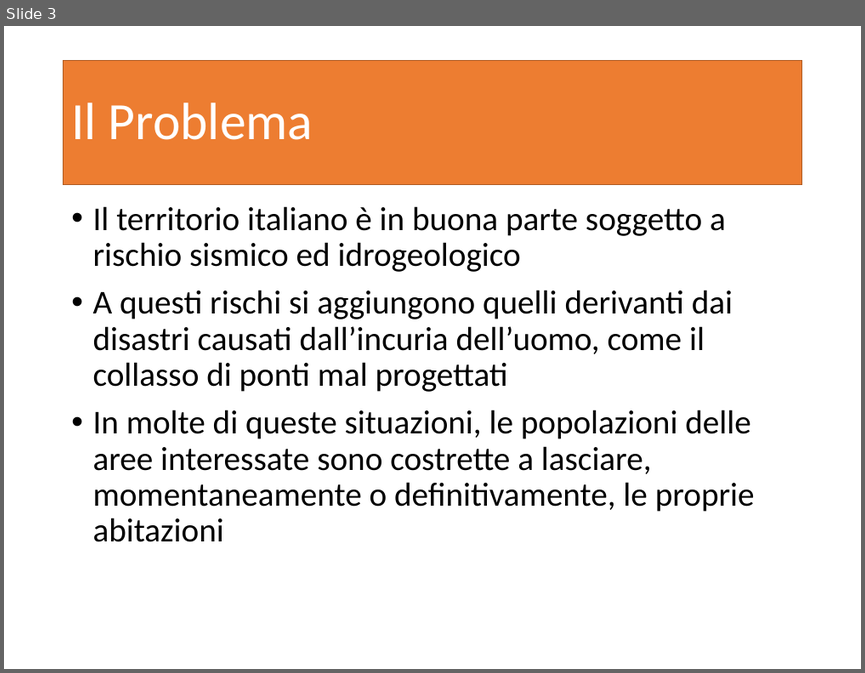
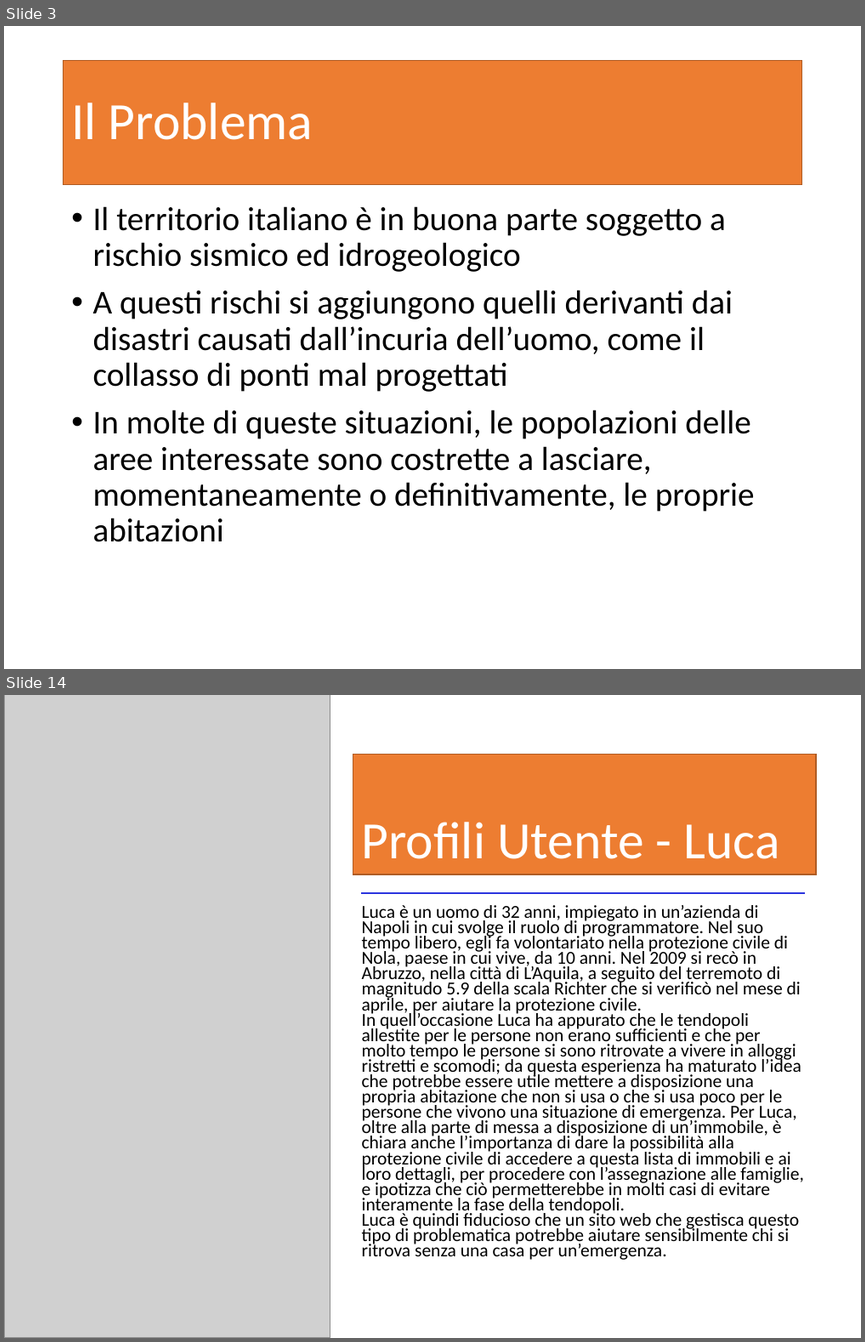
Before and after one commit to garjilius/ShareMyHouse, a slide deck: Documentazione/PresentazioneShareMyHouse.pptx. Shown one above the other, each under a label of ours: slide 3 before the commit, slides 3 and 14 after it; the slides between them are not shown. The pictures are 865x673 and 865x1342 pixels, drawn with LibreOffice and Linux fonts; fonts in the diff are those of the drawing; grey boxes stand for pictures. Boxes give left, top, right and bottom in pixels: in the first picture for what was removed or moved away, otherwise in the second. Text is boxed around its words. In the diff, an @@ line names an element or a change of style, - is before the commit and + after.

Commit message:
Parte di Analisi del Problema nella presentazione

```diff
--- a/Documentazione/PresentazioneShareMyHouse.pptx
+++ b/Documentazione/PresentazioneShareMyHouse.pptx
@@ slide 14 added at <box>4,695,861,1338</box>, background #FFFFFF @@
@@ picture added at <box>4,695,330,1338</box> @@
@@ title added at <box>352,755,816,875</box>, fill #ED7D31, outline #AF5C24 1 pt, 44 pt, text #FFFFFF @@
+Profili Utente - Luca
@@ line added from (361, 893) to (804, 893), #2B34DE 1.5 pt @@
@@ text added at <box>362,905,804,1259</box>, 15.4 pt, text #000000 @@
+Luca è un uomo di 32 anni, impiegato in un’azienda di Napoli in cui svolge il ruolo di programmatore. Nel suo tempo libero, egli fa volontariato nella protezione civile di Nola, paese in cui vive, da 10 anni. Nel 2009 si recò in Abruzzo, nella città di L’Aquila, a seguito del terremoto di magnitudo 5.9 della scala Richter che si verificò nel mese di aprile, per aiutare la protezione civile.
+In quell’occasione Luca ha appurato che le tendopoli allestite per le persone non erano sufficienti e che per molto tempo le persone si sono ritrovate a vivere in alloggi ristretti e scomodi; da questa esperienza ha maturato l’idea che potrebbe essere utile mettere a disposizione una propria abitazione che non si usa o che si usa poco per le persone che vivono una situazione di emergenza. Per Luca, oltre alla parte di messa a disposizione di un’immobile, è chiara anche l’importanza di dare la possibilità alla protezione civile di accedere a questa lista di immobili e ai loro dettagli, per procedere con l’assegnazione alle famiglie, e ipotizza che ciò permetterebbe in molti casi di evitare interamente la fase della tendopoli.
+Luca è quindi fiducioso che un sito web che gestisca questo tipo di problematica potrebbe aiutare sensibilmente chi si ritrova senza una casa per un’emergenza.
```
Also in this commit, not shown: 1 slide changed, 15 other slides added, 2 other files.
